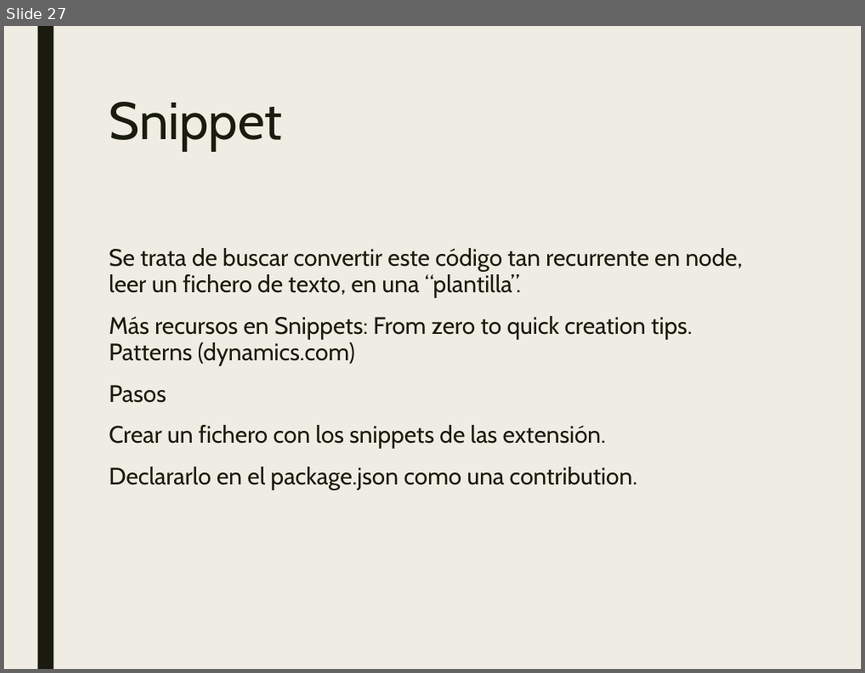
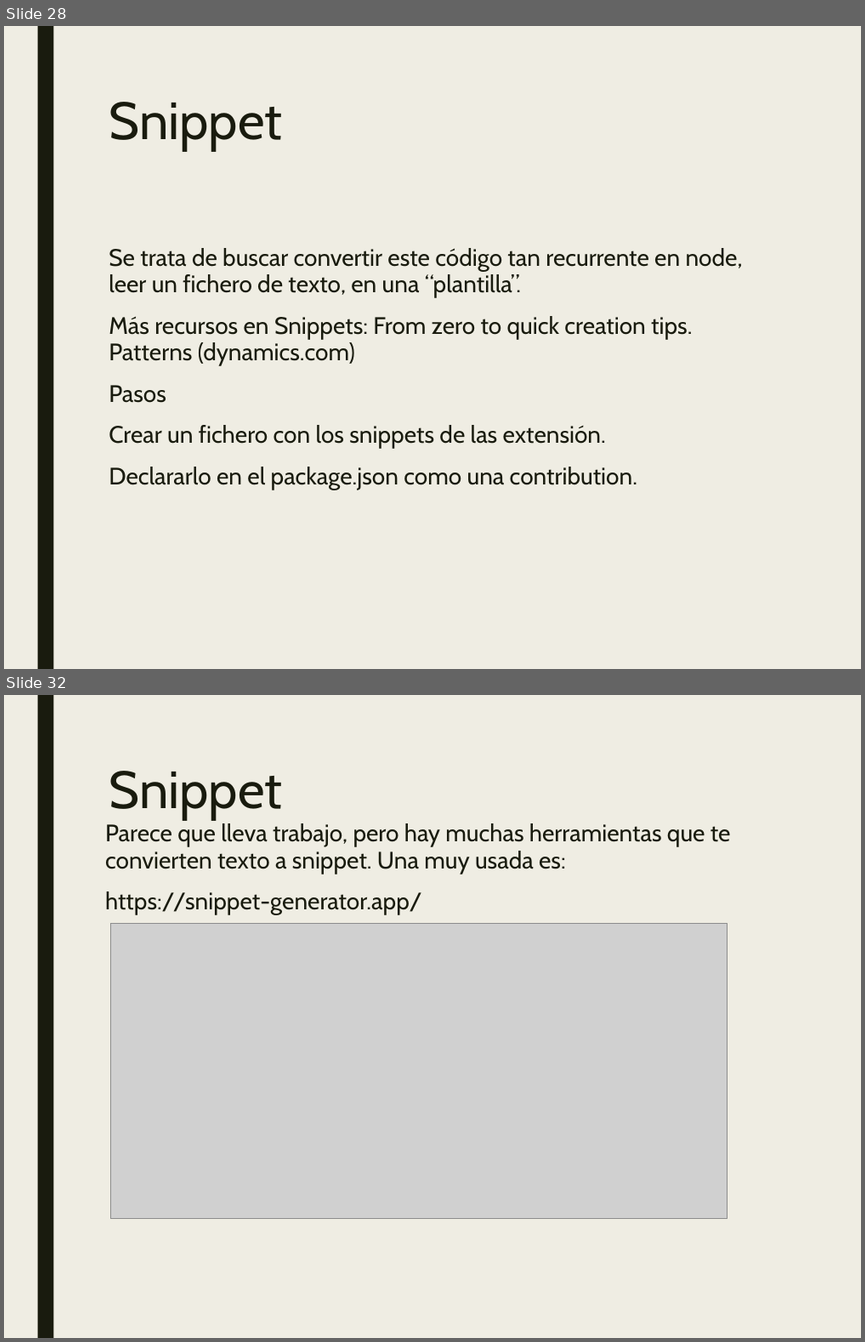
Before and after one commit to JalmarazMartn/dotnetrioja1, a slide deck: VSCODE Extensiones.ppt. Shown one above the other, each under a label of ours: slide 27 before the commit, slides 28 and 32 after it; the slides between them are not shown. The pictures are 865x673 and 865x1342 pixels, drawn with LibreOffice and Linux fonts; fonts in the diff are those of the drawing; grey boxes stand for pictures. Boxes give left, top, right and bottom in pixels: in the first picture for what was removed or moved away, otherwise in the second. Text is boxed around its words. In the diff, an @@ line names an element or a change of style, - is before the commit and + after.

Commit message:
Snippet

```diff
--- a/VSCODE Extensiones.ppt
+++ b/VSCODE Extensiones.ppt
@@ slide 32 added at (4,695,861,1338), background #EFEDE3; not listed: 1 template element that a slide beside it also shows @@
@@ title added at (109,771,282,820), 44 pt, text #191B0E @@
+Snippet
@@ text added at (105,823,731,915), 20 pt, text #191B0E @@
+Parece que lleva trabajo, pero hay muchas herramientas que te convierten texto a snippet. Una muy usada es:
+https://snippet-generator.app/
@@ picture added at (111,924,727,1219) @@
@@ what was slide 27 is now slide 28 @@
```
Also in this commit, not shown: 8 other slides added, 3 other files.
